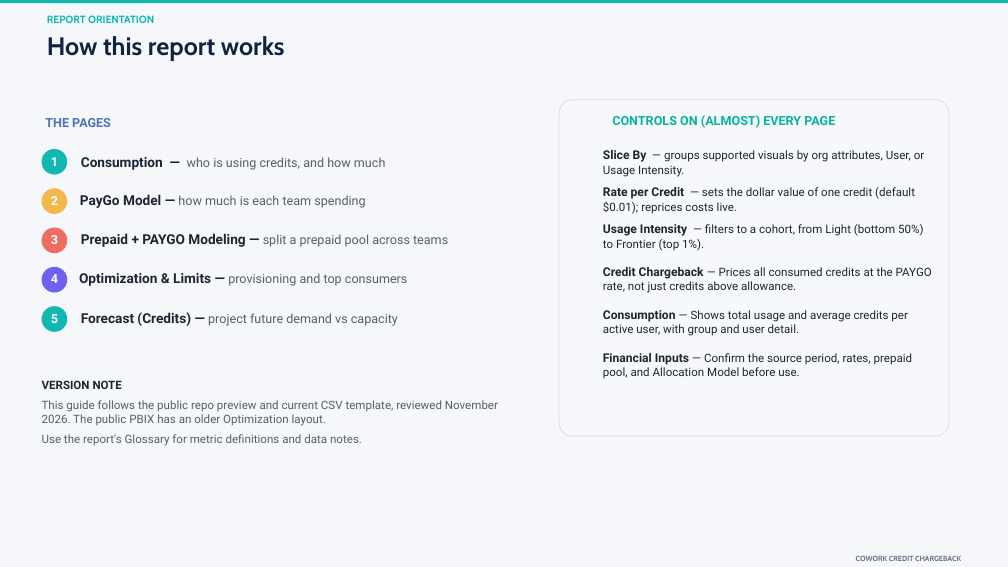
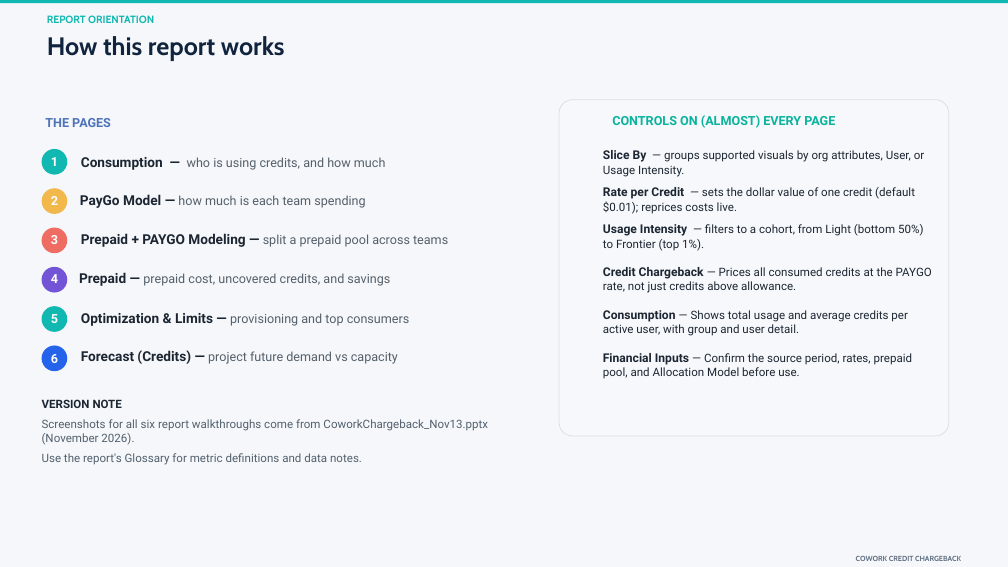
Before and after one commit to microsoft/CreditUsage, a slide deck: slide 8 of Cowork Chargeback - Report Reading Guide.pptx. Drawn at 1008x567 pixels with LibreOffice and Linux fonts; fonts in the diff are those of the drawing. Boxes give left, top, right and bottom in pixels: in the first picture for what was removed or moved away, otherwise in the second. Text is boxed around its words. In the diff, an @@ line names an element or a change of style, - is before the commit and + after.

```diff
--- a/Cowork Chargeback - Report Reading Guide.pptx
+++ b/Cowork Chargeback - Report Reading Guide.pptx
@@ ellipse at [42, 267, 67, 293]: fill #6C62EF to #7454D6 @@
@@ text added at [79, 272, 390, 286], 12 pt, text #55606B @@
+Prepaid — prepaid cost, uncovered credits, and savings
@@ text "Optimization & Limits — provisioning ...": place and size @@
-text "Optimization & Limits — provisioning ..." at [79, 273, 408, 286]
+text "Optimization & Limits — provisioning ..." at [81, 313, 410, 326]
@@ ellipse added at [42, 346, 67, 371], fill #2563EB, 12 pt, text #FFFFFF, bold @@
+6
@@ text "Forecast (Credits) — project future ...": place and size @@
-text "Forecast (Credits) — project future ..." at [81, 312, 398, 326]
+text "Forecast (Credits) — project future ..." at [81, 350, 398, 364]
@@ text "Forecast (Credits) — project future ..." at [81, 350, 398, 364]: vertical alignment middle to top @@
@@ text at [42, 419, 488, 445]: text changed @@
-This guide follows the public repo preview and current CSV template, reviewed November 2026. The public PBIX has an older Optimization layout.
+Screenshots for all six report walkthroughs come from CoworkChargeback_Nov13.pptx (November 2026).
@@ text "VERSION NOTE": place and size @@
-text "VERSION NOTE" at [42, 380, 498, 446]
+text "VERSION NOTE" at [42, 399, 488, 465]
```
Also in this commit, not shown: 6 other slides changed, 1 slide added.
